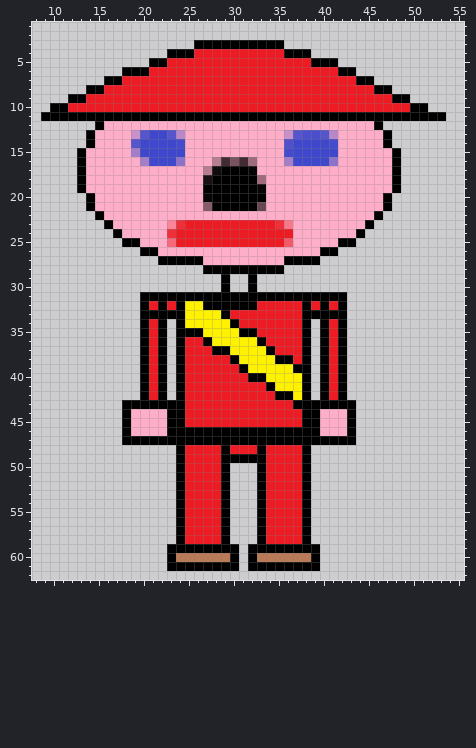
Pixel-art sprite, stored at res/Personaggi/Soldato.png. This is how it looked before the edit.
The file is 64x64 pixels. Colours within 5 levels of each other are drawn and written as one. Shown: x 8..55, y 1..62.
Now the later version:
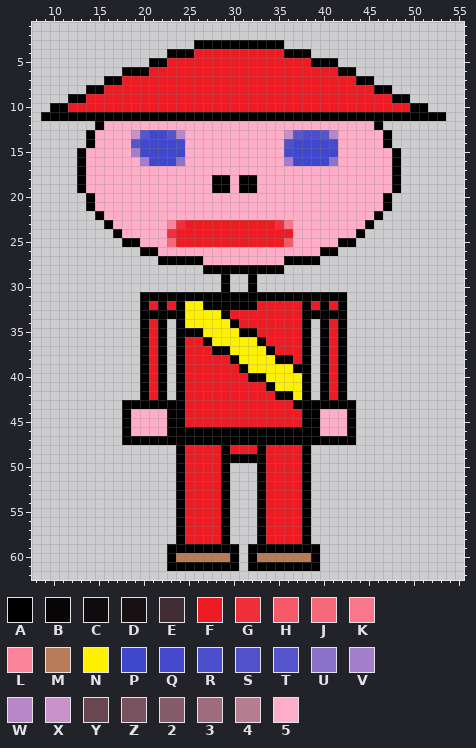
Palette (. is transparent): A #000000  B #080506  C #100b0d  D #181013  E #402c32  F #ed1c24  G #ef2f39  H #f55867  J #f6697b  K #f8778b  L #fa859a  M #b97a57  N #fff200  P #3f48cc  Q #454bcc  R #4b4fcc  S #5151cc  T #5755cc  U #8d72cb  V #a57eca  W #b787ca  X #c991c9  Y #684752  Z #78525f  2 #875c6a  3 #9f6c7d  4 #b77d90  5 #ffaec9
Changes in this commit:
{"y":16,"x":28,"old":"4EZE3","new":"55555"}
{"y":17,"x":27,"old":"4CAAAB","new":"555555"}
{"y":18,"x":27,"old":"D","new":"5"}
{"y":18,"x":30,"old":"A","new":"5"}
{"y":18,"x":33,"old":"3","new":"5"}
{"y":19,"x":27,"old":"A","new":"5"}
{"y":19,"x":30,"old":"A","new":"5"}
{"y":19,"x":33,"old":"B","new":"5"}
{"y":20,"x":27,"old":"BAAAAAA","new":"5555555"}
{"y":21,"x":27,"old":"2AAAAAY","new":"5555555"}
{"label":"changed","picture_box":[203,157,266,211]}
